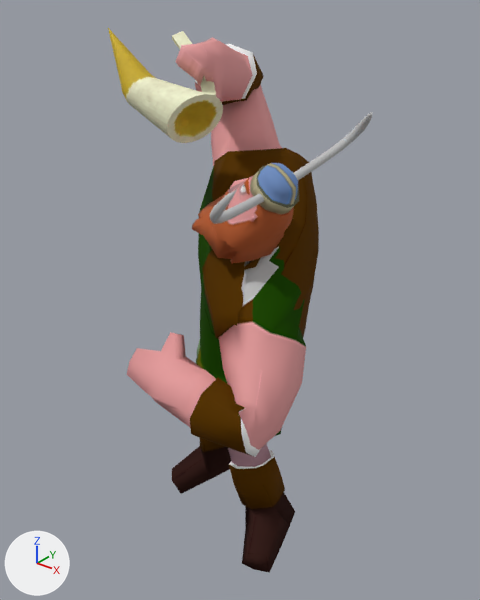
The OBJ model assets/Animacion/Vikingo/Celebracion/vikingoCelebracion_000524.obj, before and after one commit.
Before and after are seen from a camera (50 mm lens) standing at (5.51, -6.29, 7.72) and looking at (0.08, 0.5, 3.51). The axes (+X, +Y, +Z) are drawn at lower left. The lights are the same throughout. Where no turn or scale is listed for an object, it has been applied to the vertices.

The first picture shows 'Vilkingo_ikingoH', 'jarra_jarraH'.
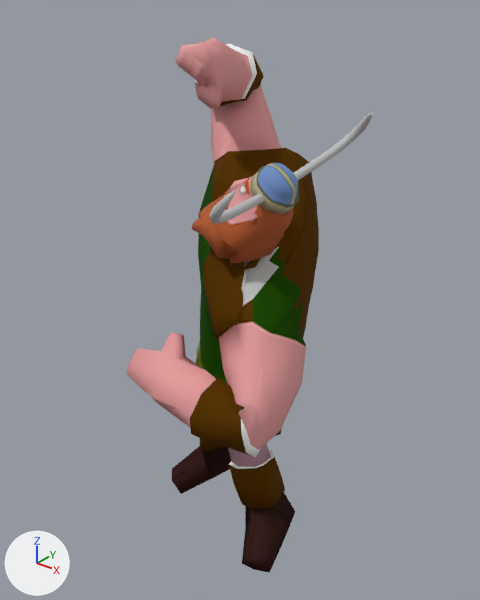
Where the change shows, as pixel boxes (x1, y1, x2, y2) in the pictures (480 x 600 px):
'jarra_jarraH', deleted: before (108, 28, 223, 143)

The change, as a diff of the scene's bpy script:
```diff
--- a/assets/Animacion/Vikingo/Celebracion/vikingoCelebracion_000524.obj.py
+++ b/assets/Animacion/Vikingo/Celebracion/vikingoCelebracion_000524.obj.py
@@ ob_jarra_jarrah @@
-ob_jarra_jarrah = bpy.data.objects.new('jarra_jarraH', me_jarra_jarrah)
-ob_jarra_jarrah.location = (0.0, 0.0, 0.0)
```
